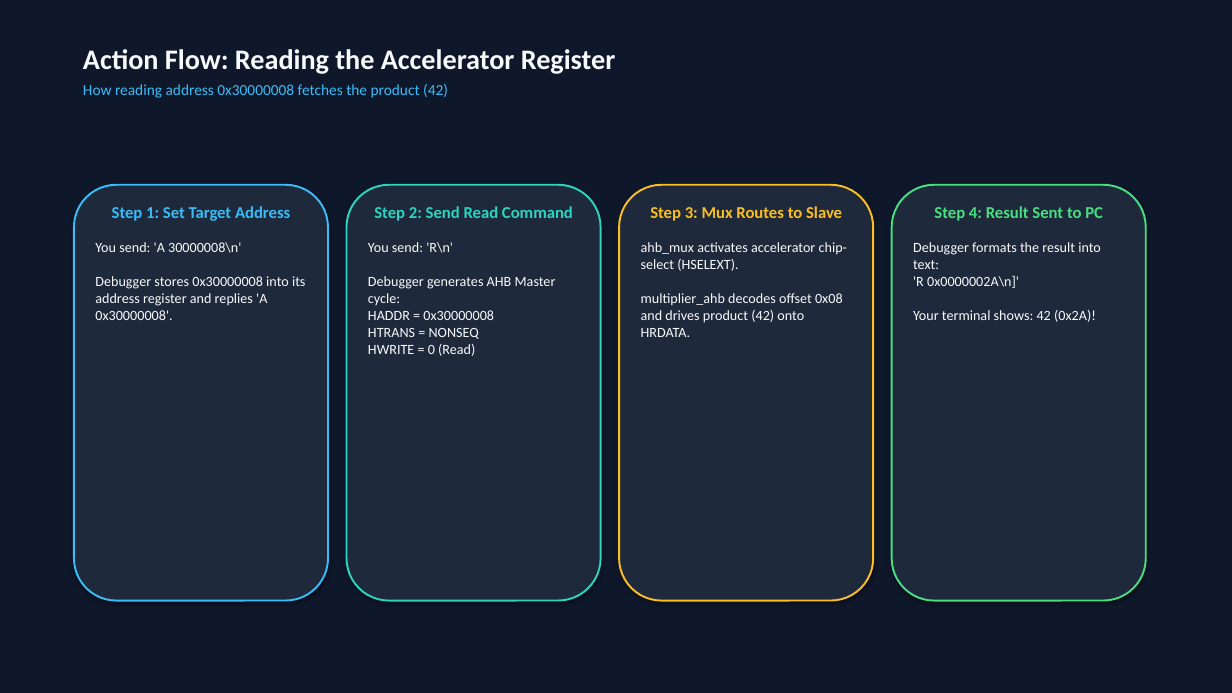
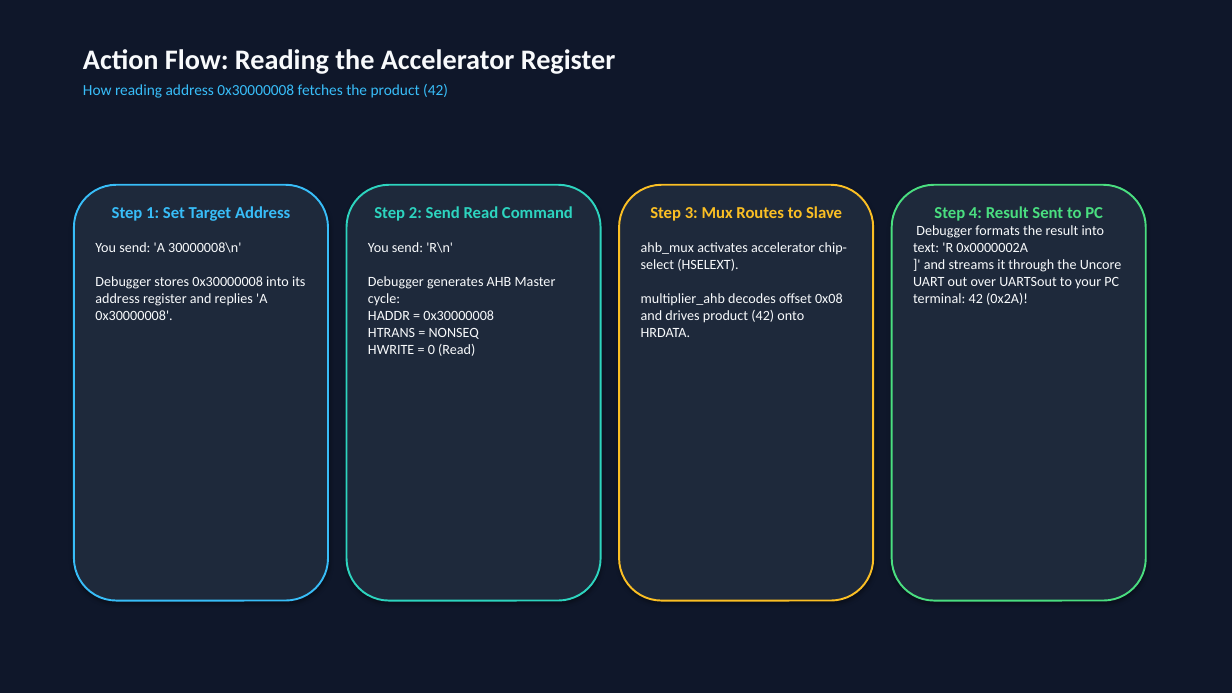
Before and after one commit to BommisettyGanesh/cvw, a slide deck: slide 7 of 1tops_soc/src/debugger/soc_debugger_architecture.pptx. Drawn at 1232x693 pixels with LibreOffice and Linux fonts; fonts in the diff are those of the drawing. Boxes give left, top, right and bottom in pixels: in the first picture for what was removed or moved away, otherwise in the second. Text is boxed around its words. In the diff, an @@ line names an element or a change of style, - is before the commit and + after.

Commit message:
debugger updates

```diff
--- a/1tops_soc/src/debugger/soc_debugger_architecture.pptx
+++ b/1tops_soc/src/debugger/soc_debugger_architecture.pptx
@@ text in rounded rectangle at [913, 225, 1122, 305]: text changed @@
-Debugger formats the result into text:
-'R 0x0000002A\n]'
-Your terminal shows: 42 (0x2A)!
+Debugger formats the result into text: 'R 0x0000002A
+]' and streams it through the Uncore UART out over UARTSout to your PC terminal: 42 (0x2A)!
```
Also in this commit, not shown: 3 other slides changed, 11 other files.
